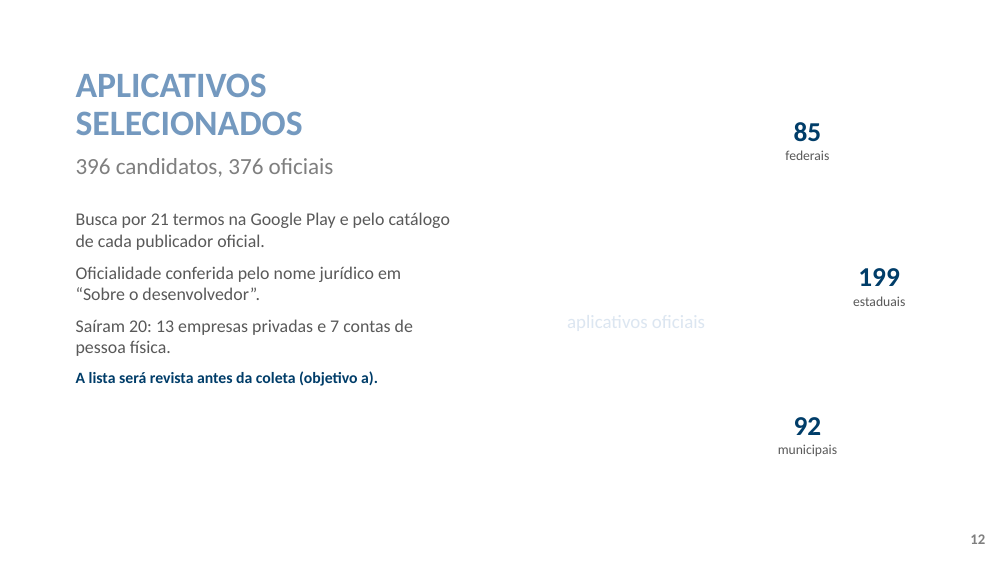
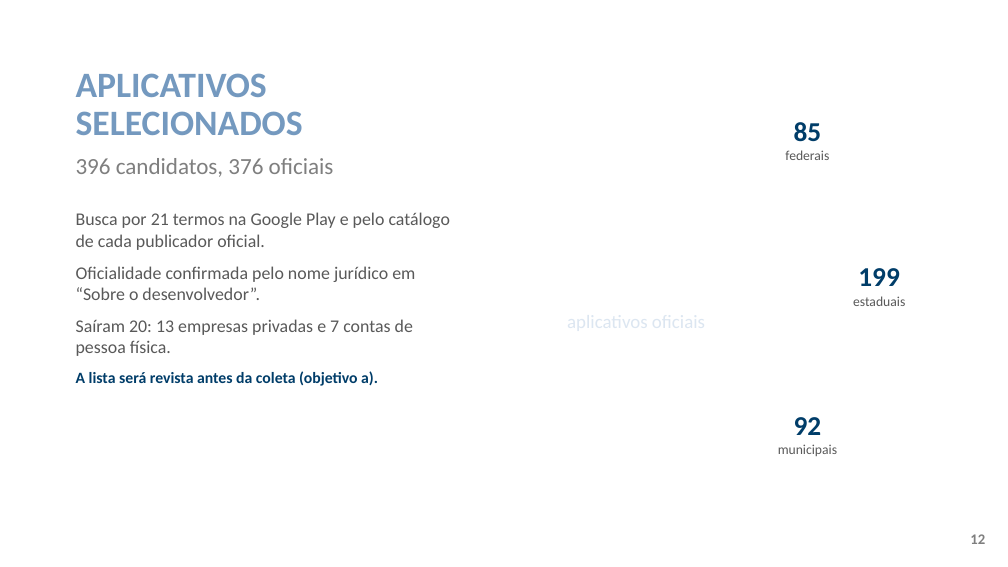
Before and after one commit to ClaudioAMF1/TCC, a slide deck: slide 12 of tcc/apresentacao/apresentacao-defesa-final.pptx. Drawn at 1008x567 pixels with LibreOffice and Linux fonts; fonts in the diff are those of the drawing; background and template pictures are left out. Boxes give left, top, right and bottom in pixels: in the first picture for what was removed or moved away, otherwise in the second. Text is boxed around its words. In the diff, an @@ line names an element or a change of style, - is before the commit and + after.

```diff
--- a/tcc/apresentacao/apresentacao-defesa-final.pptx
+++ b/tcc/apresentacao/apresentacao-defesa-final.pptx
@@ text at [76, 266, 415, 300]: text changed @@
-Oficialidade conferida pelo nome jurídico em “Sobre o desenvolvedor”.
+Oficialidade confirmada pelo nome jurídico em “Sobre o desenvolvedor”.
```
Also in this commit, not shown: 7 other slides changed, 7 other files.
